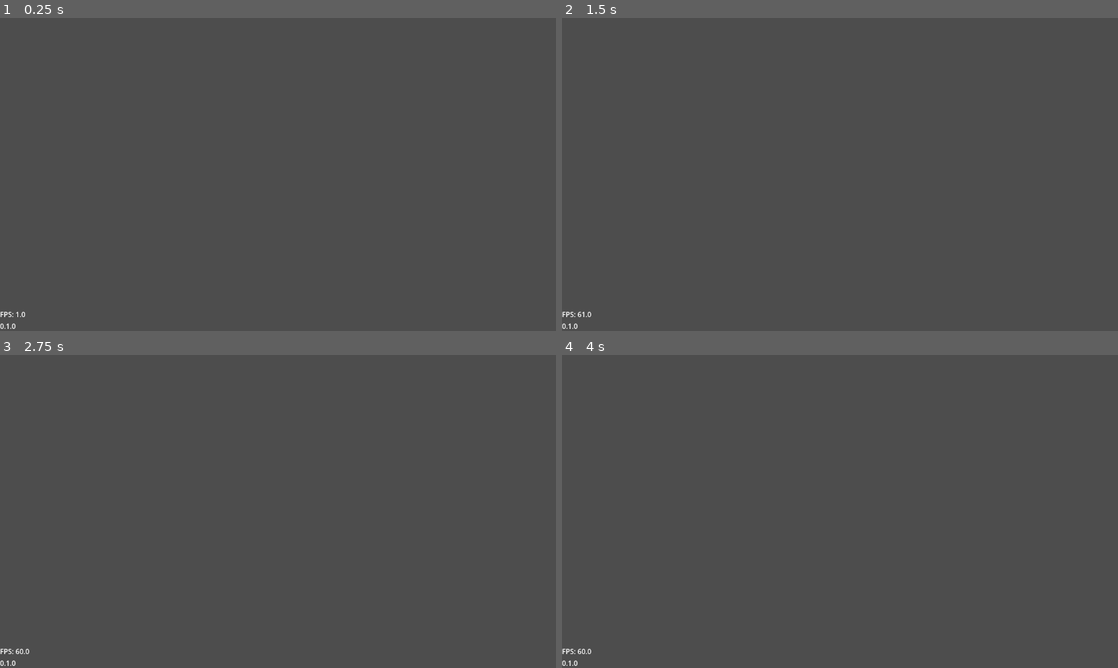
Above: before the commit, frames 1-4 (two rows, left to right).
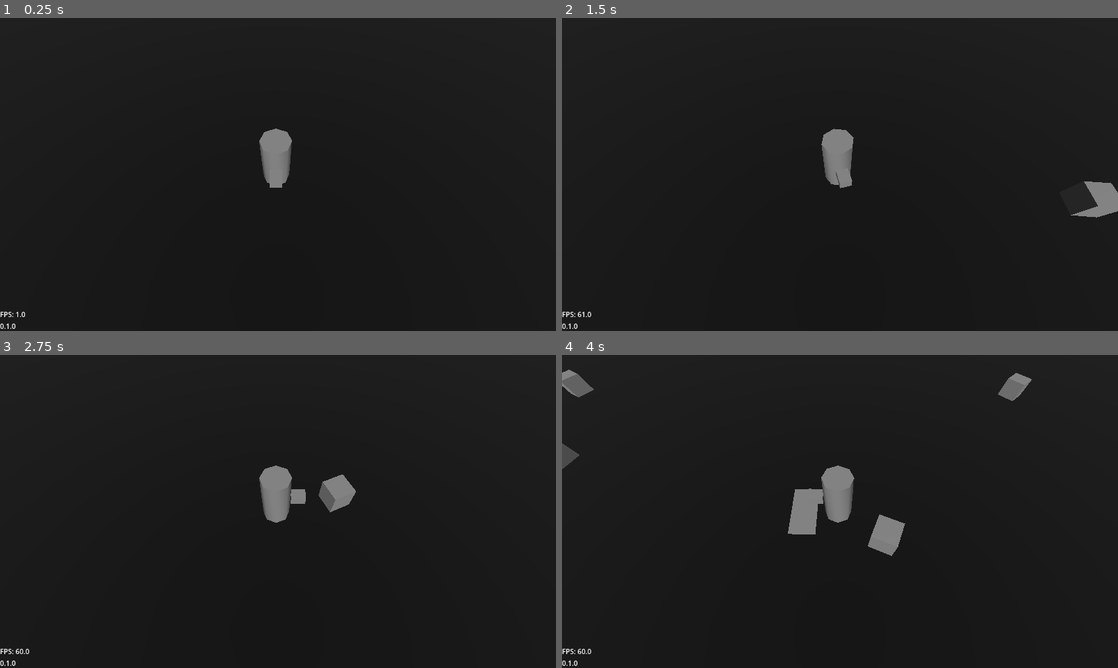
Above: after the commit, the same moments.

Repository: Grey-B/toy-defenders
Game: Godot game, scene res://src/core/main_game/main_game.tscn
Two runs of this game, one before a commit and one after it. Both use one fixed random seed, a clock stepped at 60 frames per second and the inputs below.
Inputs:
- Up to frame 1 (0.25 s): no input
- Up to frame 2 (1.5 s): tap Enter at 0.5 s; hold D (move_right) 0.53-1.28 s; tap I at 0.6, 1.35 s; hold S (move_down) from 1.28 s (still down)
- Up to frame 3 (2.75 s): release S (move_down) at 2.03 s; hold D (move_right) from 2.03 s (still down); tap I at 2.1 s
- Up to frame 4 (4 s): release D (move_right) at 2.78 s; hold W (move_up) 2.78-3.53 s; tap I at 2.85, 3.6 s; hold A (move_left) from 3.53 s (still down)

The runs differ from the first frame. In frame 1, 100% of the frame differs, in the area x 0-100%, y 0-100%; in frame 2, 100%; in frame 3, 100%; in frame 4, 100%.
Error before the commit: Parse Error: Could not parse global class "BaseEnemy" from "res://src/gameplay/enemies/base_enemy.gd". (res://src/core/main_game/main_game.gd:110)

Commit message:
BaseProjectile now deals damage

Diff:
--- a/src/gameplay/enemies/base_enemy.gd
+++ b/src/gameplay/enemies/base_enemy.gd
@@ -32,3 +32,6 @@
 
 
 func take_damage(damage: int) -> void:
+	health -= damage
+	if health <= 0:
+		call_deferred("queue_free")
--- a/src/gameplay/enemies/base_enemy.tscn
+++ b/src/gameplay/enemies/base_enemy.tscn
@@ -19,7 +19,7 @@
 [node name="ContactHitbox" type="Area3D" parent="." unique_id=431302198]
 unique_name_in_owner = true
 collision_layer = 4
-collision_mask = 2
+collision_mask = 18
 
 [node name="CollisionShape3D" type="CollisionShape3D" parent="ContactHitbox" unique_id=1364037271]
 transform = Transform3D(1, 0, 0, 0, 1, 0, 0, 0, 1, 0, 1, 0)
--- a/src/gameplay/player/player.gd
+++ b/src/gameplay/player/player.gd
@@ -82,6 +82,12 @@
 	attack_instance.direction = collision_shape_3d.rotation
 	attack_instance.spawn_position = projectile_spawn.global_position
 	attack_instance.rotation_basis = collision_shape_3d.global_transform.basis
+
+	if equipped_weapon.weapon_range == "melee":
+		attack_instance.damage = equipped_weapon.damage + strength
+	elif equipped_weapon.weapon_range == "ranged":
+		attack_instance.damage = equipped_weapon.damage + dexterity
+
 	entity_root.add_child(attack_instance)
 
 
--- a/src/gameplay/projectiles/base_projectile.gd
+++ b/src/gameplay/projectiles/base_projectile.gd
@@ -2,18 +2,27 @@
 extends CharacterBody3D
 
 @export var speed: float
+@export var hitbox: Area3D
 @export var duration_timer: Timer
 
 var direction: Vector3
 var spawn_position: Vector3
 var rotation_basis: Basis
+var damage: int
 
 
 func _ready() -> void:
 	global_position = spawn_position
 	global_rotation = direction
+
+	hitbox.body_entered.connect(deal_damage)
 	duration_timer.timeout.connect(queue_free)
 
 
 func _physics_process(delta: float) -> void:
 	global_position += rotation_basis.z * speed * delta
+
+
+func deal_damage(body: Node3D) -> void:
+	if body is BaseEnemy:
+		body.take_damage(damage)
--- a/src/gameplay/projectiles/test_sword_projectile.tscn
+++ b/src/gameplay/projectiles/test_sword_projectile.tscn
@@ -5,11 +5,15 @@
 [sub_resource type="BoxShape3D" id="BoxShape3D_6owma"]
 size = Vector3(2, 0.3, 1)
 
-[node name="TestSwordProjectile" type="CharacterBody3D" unique_id=1683809850 node_paths=PackedStringArray("duration_timer")]
+[sub_resource type="BoxShape3D" id="BoxShape3D_sbqgo"]
+size = Vector3(2.2685547, 0.16674805, 1)
+
+[node name="TestSwordProjectile" type="CharacterBody3D" unique_id=1683809850 node_paths=PackedStringArray("hitbox", "duration_timer")]
 collision_layer = 0
 collision_mask = 0
 script = ExtResource("1_sbqgo")
 speed = 5.0
+hitbox = NodePath("Area3D")
 duration_timer = NodePath("Timer")
 metadata/_custom_type_script = "uid://ce8nsx53ji21p"
 
@@ -26,3 +30,11 @@
 [node name="CSGBox3D" type="CSGBox3D" parent="." unique_id=1144271148]
 transform = Transform3D(1, 0, 0, 0, 1, 0, 0, 0, 1, 0, 0.21727344, 0)
 size = Vector3(2, 0.001, 1)
+
+[node name="Area3D" type="Area3D" parent="." unique_id=979786199]
+collision_layer = 16
+collision_mask = 4
+
+[node name="CollisionShape3D" type="CollisionShape3D" parent="Area3D" unique_id=2560959]
+transform = Transform3D(1, 0, 0, 0, 1, 0, 0, 0, 1, 0, 0.13171387, 0)
+shape = SubResource("BoxShape3D_sbqgo")
